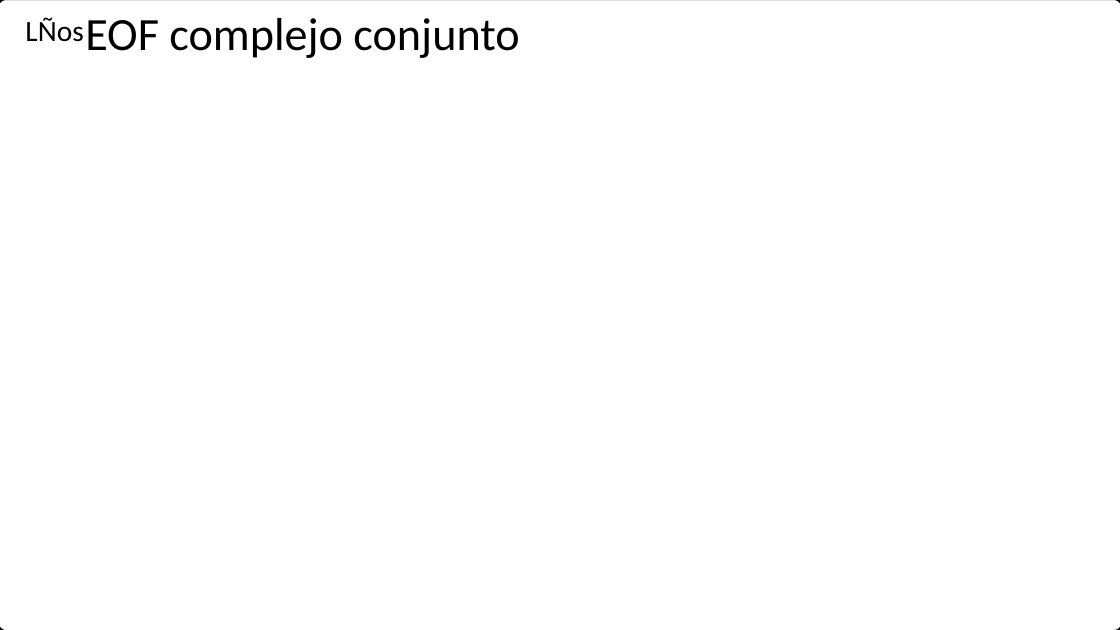
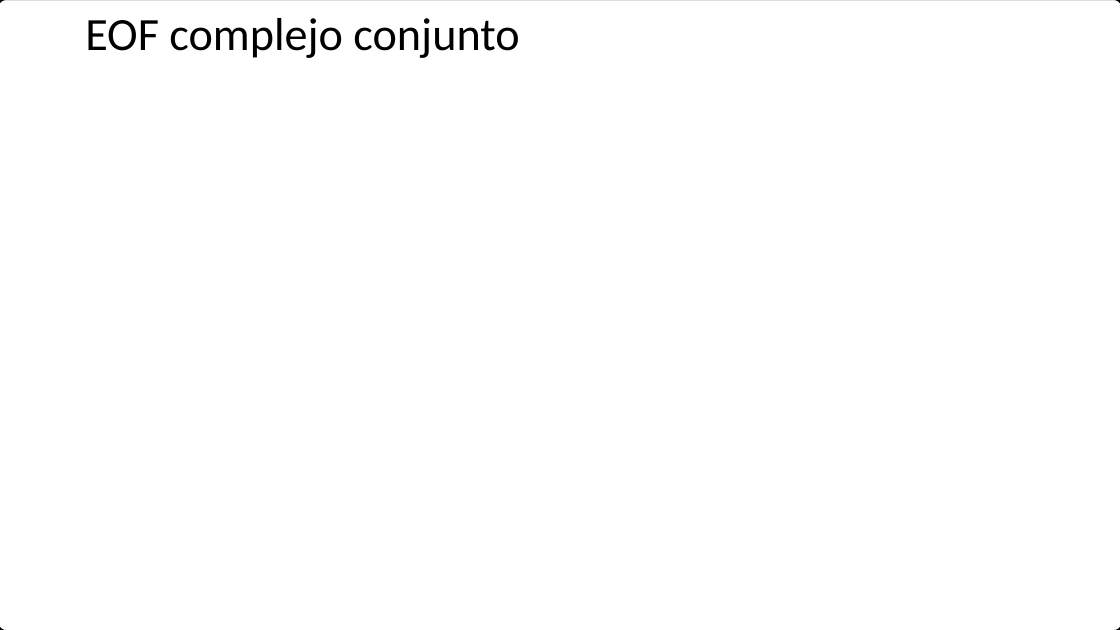
Before and after one commit to eliocamp/onda3, a slide deck: slide 10 of 16-algo.pptx. Drawn at 1120x630 pixels with LibreOffice and Linux fonts; fonts in the diff are those of the drawing. Boxes give left, top, right and bottom in pixels: in the first picture for what was removed or moved away, otherwise in the second. Text is boxed around its words. In the diff, an @@ line names an element or a change of style, - is before the commit and + after.

```diff
--- a/16-algo.pptx
+++ b/16-algo.pptx
@@ text removed at [25, 17, 83, 42] @@
-LÑos
```
Also in this commit, not shown: 5 other files.
